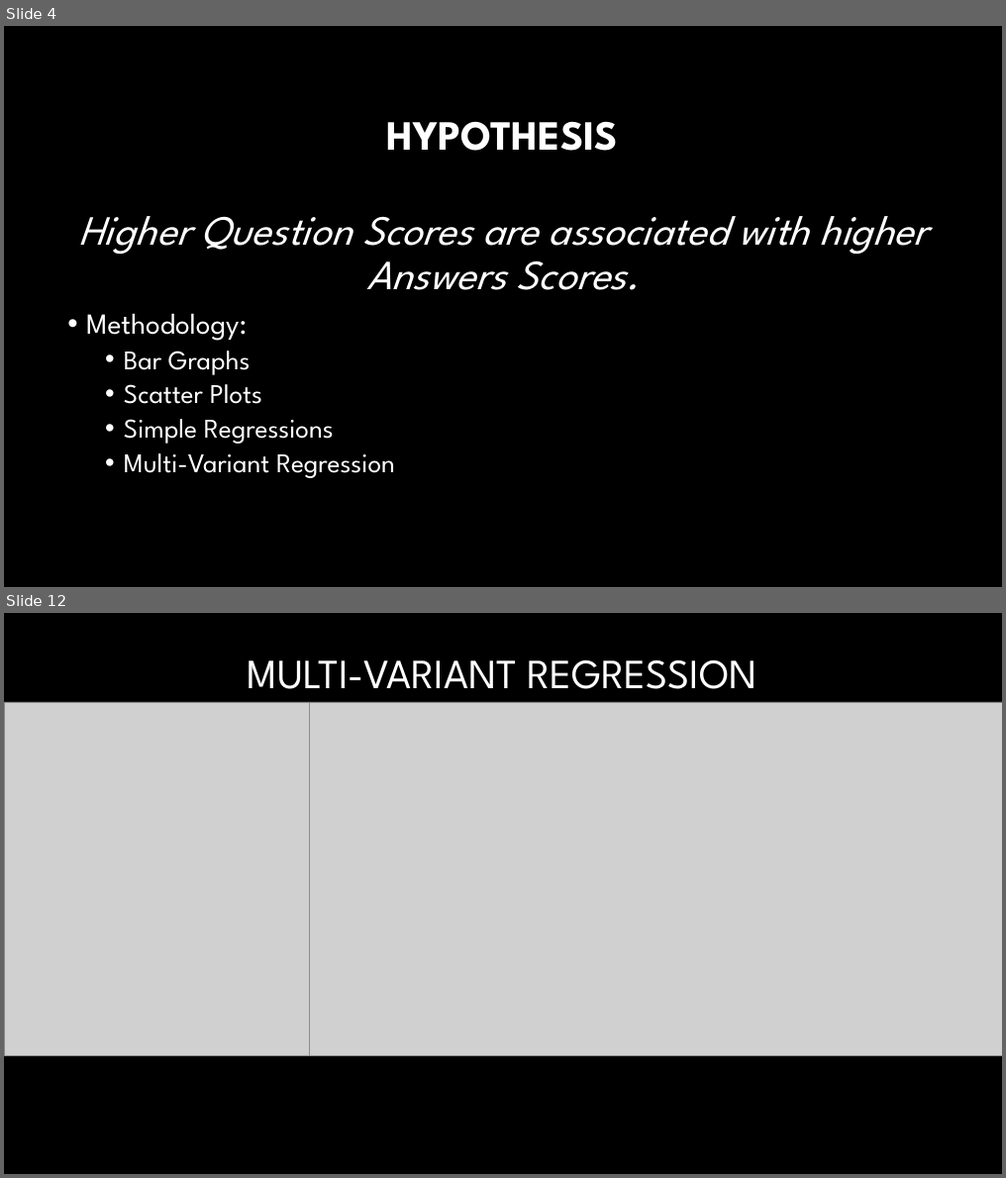
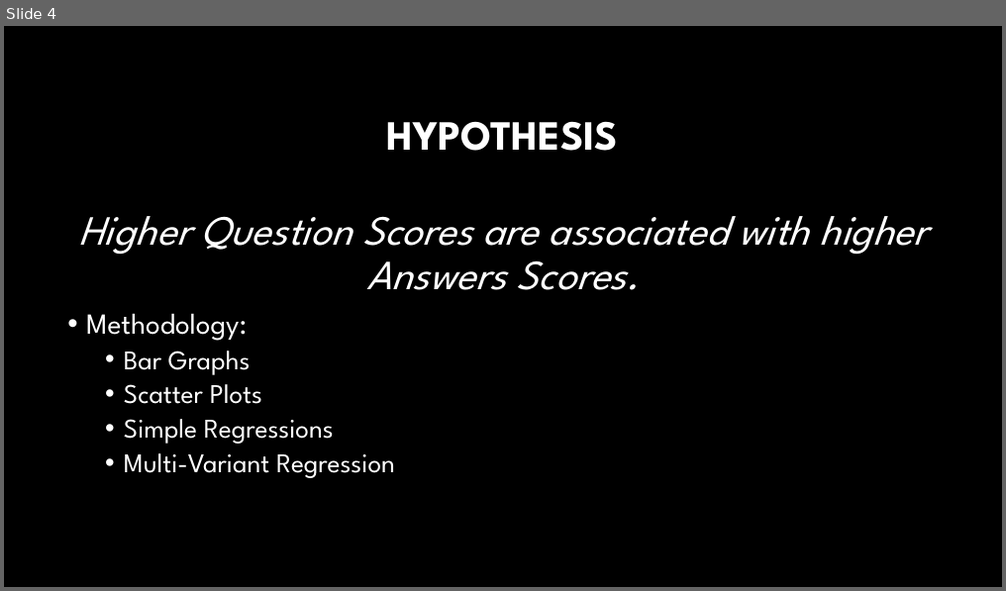
Before and after one commit to fosshie/tnn, a slide deck: PPAnalysis.pptx. Shown one above the other, each under a label of ours: slides 4 and 12 before the commit, slide 4 after it; the slides between them are not shown. The pictures are 1006x1178 and 1006x591 pixels, drawn with LibreOffice and Linux fonts; fonts in the diff are those of the drawing; grey boxes stand for pictures; background and template pictures are left out. Boxes give left, top, right and bottom in pixels: in the first picture for what was removed or moved away, otherwise in the second. Text is boxed around its words. In the diff, an @@ line names an element or a change of style, - is before the commit and + after.

```diff
--- a/PPAnalysis.pptx
+++ b/PPAnalysis.pptx
@@ slide 12 removed at (4,613,1002,1174), background #000000 @@
@@ title removed at (248,660,756,689) @@
-MULTI-VARIANT REGRESSION
@@ picture removed at (4,702,310,1056) @@
@@ picture removed at (310,702,1002,1056) @@
```
Also in this commit, not shown: 3 slides changed, 5 slides added, 6 other slides removed, 2 other files.
